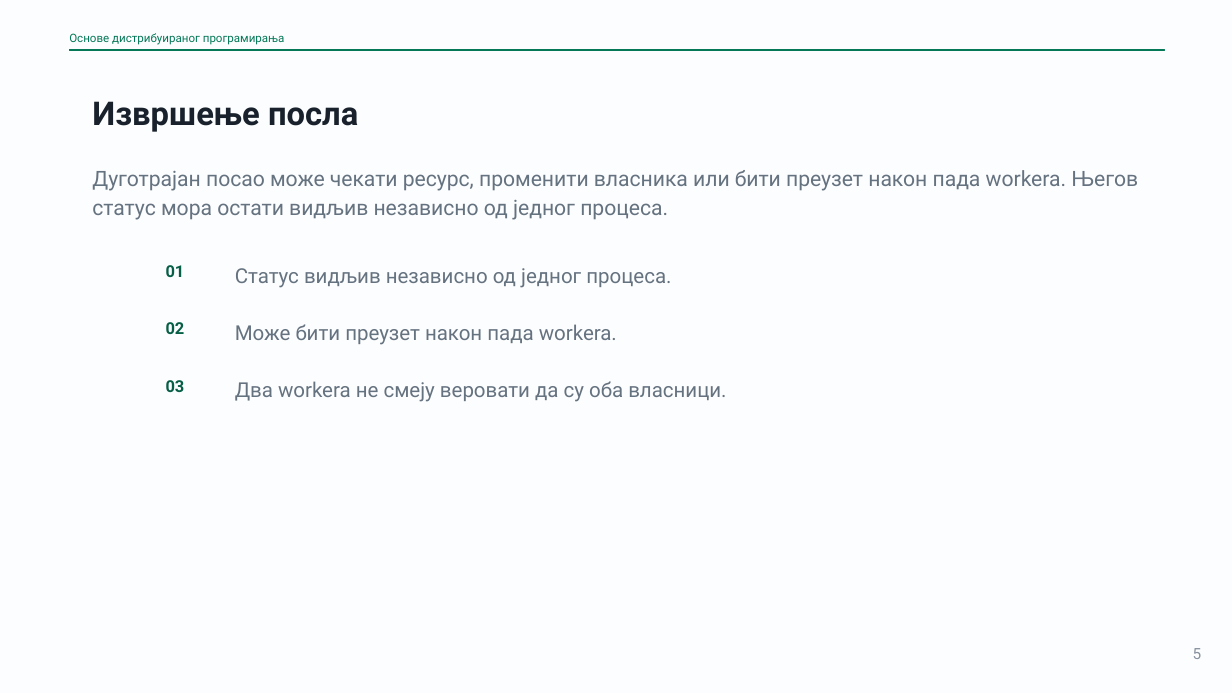
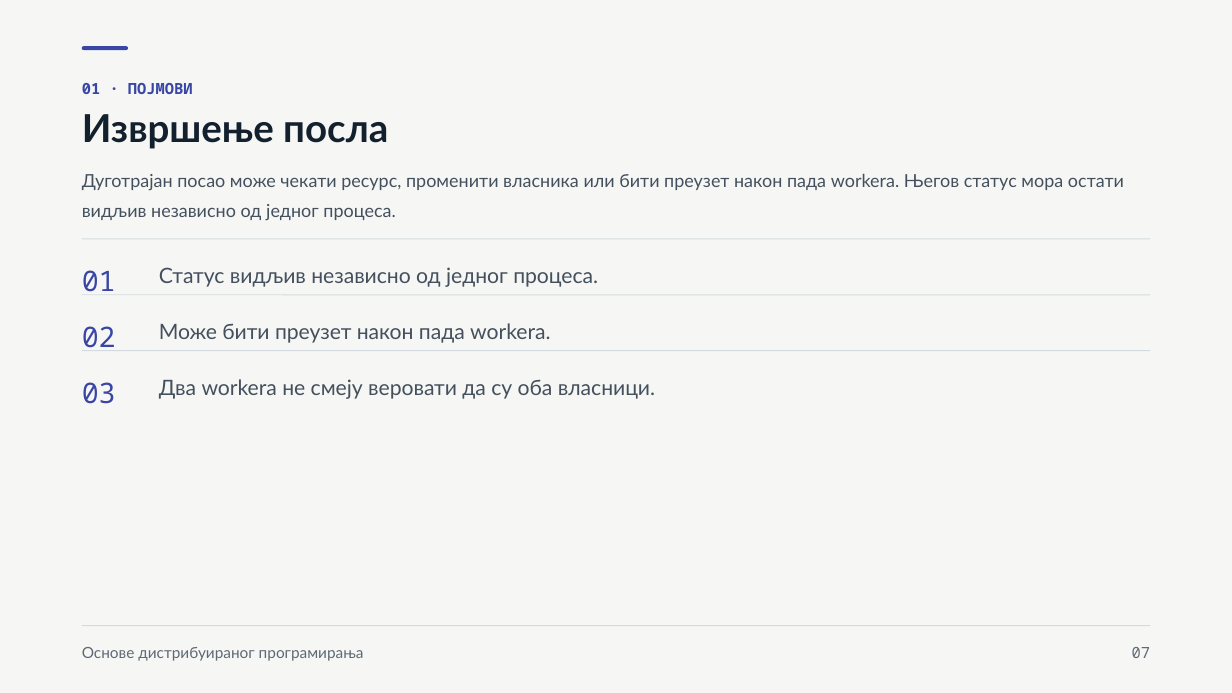
Before and after one commit to owlCoder/ftn-nastavni-materijali, a slide deck: slide 7 of 03 Osnove Distribuiranog Programiranja/02 Prezentacije/PPTX/06_Komande_poslovi_i_idempotentnost.pptx (slide 5 before the commit). Drawn at 1232x693 pixels with LibreOffice and Linux fonts; fonts in the diff are those of the drawing. Boxes give left, top, right and bottom in pixels: in the first picture for what was removed or moved away, otherwise in the second. Text is boxed around its words. In the diff, an @@ line names an element or a change of style, - is before the commit and + after.

```diff
--- a/03 Osnove Distribuiranog Programiranja/02 Prezentacije/PPTX/06_Komande_poslovi_i_idempotentnost.pptx
+++ b/03 Osnove Distribuiranog Programiranja/02 Prezentacije/PPTX/06_Komande_poslovi_i_idempotentnost.pptx
@@ background #FCFDFE to #F6F7F5 @@
@@ rectangle removed at box(69, 50, 1165, 51) @@
@@ rounded rectangle added at box(82, 46, 128, 50), fill #3A46A5 @@
@@ text added at box(82, 83, 193, 94), 12 pt, text #3A46A5, bold @@
+01 · ПОЈМОВИ
@@ text "Извршење посла": place and size @@
-text "Извршење посла" at box(92, 101, 358, 132)
+text "Извршење посла" at box(82, 114, 388, 149)
@@ text "Извршење посла" at box(82, 114, 388, 149): size 25.5 to 30 pt, font Roboto to Lato, text colour #19222C to #13202D; line spacing 1.02 to 1.1 @@
@@ text at box(82, 173, 1124, 221): text changed; size 16.5 to 14 pt; font Roboto to Lato; text colour #657280 to #44505D @@
-Дуготрајан посао може чекати ресурс, променити власника или бити преузет након пада workera. Његов статус мора остати видљив независно од једног процеса.
+Дуготрајан посао може чекати ресурс, променити власника или бити преузет након пада workera. Његов статус мора остати
+видљив независно од једног процеса.
@@ line added from (82, 239) to (1151, 239), #D3DAE1 0.75 pt @@
@@ text "01": place and size @@
-text "01" at box(166, 265, 185, 277)
+text "01" at box(82, 270, 116, 292)
@@ text "Статус видљив независно од једног ...": place and size @@
-text "Статус видљив независно од једног ..." at box(235, 268, 671, 288)
+text "Статус видљив независно од једног ..." at box(159, 267, 598, 287)
@@ line added from (82, 295) to (1151, 295), #D3DAE1 0.75 pt @@
@@ text "02": place and size @@
-text "02" at box(166, 322, 185, 334)
+text "02" at box(82, 326, 116, 348)
@@ text "Може бити преузет након пада ...": place and size @@
-text "Може бити преузет након пада ..." at box(235, 324, 617, 345)
+text "Може бити преузет након пада ..." at box(159, 323, 550, 343)
@@ line added from (82, 350) to (1151, 350), #D3DAE1 0.75 pt @@
@@ size 12.8 to 22 pt, font Roboto to Noto Sans Mono, text colour #065F46 to #3A46A5, bold off; line spacing 1.08 to 1.35 in 3 elements at box(82, 326, 116, 348), box(82, 270, 116, 292), box(82, 382, 116, 404) @@
@@ text "03": place and size @@
-text "03" at box(166, 380, 185, 392)
+text "03" at box(82, 382, 116, 404)
@@ size 16 to 16.5 pt, font Roboto to Lato, text colour #657280 to #44505D; line spacing 1.12 to 1.36 in 3 elements at box(159, 323, 550, 343), box(159, 267, 598, 287), box(159, 379, 655, 399) @@
@@ text "Два workera не смеју веровати ...": place and size @@
-text "Два workera не смеју веровати ..." at box(235, 381, 726, 402)
+text "Два workera не смеју веровати ..." at box(159, 379, 655, 399)
@@ line added from (82, 626) to (1151, 626), #D3DAE1 0.75 pt @@
@@ text "Основе дистрибуираног програмирања": place and size @@
-text "Основе дистрибуираног програмирања" at box(69, 33, 285, 45)
+text "Основе дистрибуираног програмирања" at box(82, 647, 364, 661)
@@ text "Основе дистрибуираног програмирања" at box(82, 647, 364, 661): size 9 to 12 pt, font Roboto to Lato, text colour #047857 to #5E6975; line spacing 1.08 to 1.35 @@
@@ text added at box(1132, 647, 1150, 658), 12 pt, text #5E6975 @@
+07
@@ text removed at box(1193, 648, 1202, 659) @@
-5
```
Also in this commit, not shown: 19 other slides changed, 7 slides added, 7 other files.
